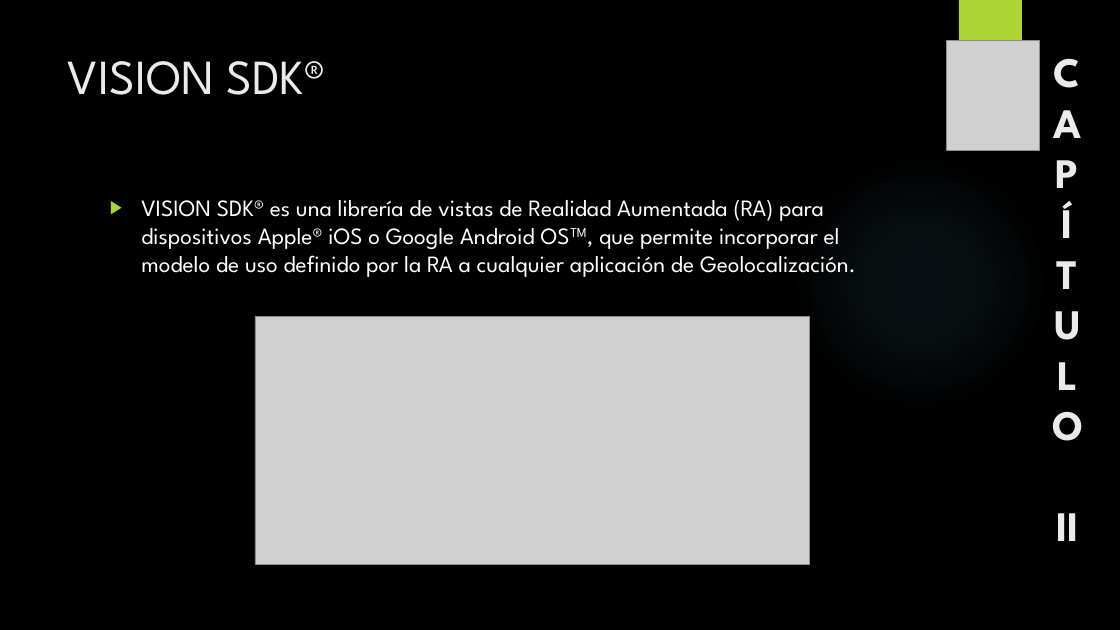
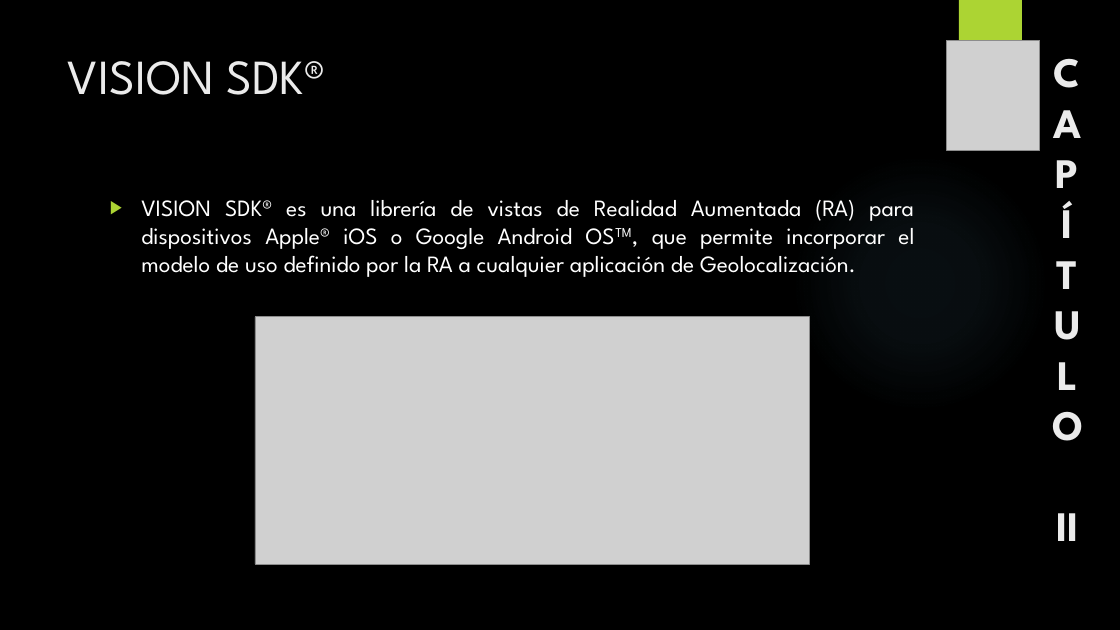
Before and after one commit to Climbhazard/tesis-visora, a slide deck: slide 15 of Tesis.pptx. Drawn at 1120x630 pixels with LibreOffice and Linux fonts; fonts in the diff are those of the drawing; grey boxes stand for pictures; background and template pictures are left out. Boxes give left, top, right and bottom in pixels: in the first picture for what was removed or moved away, otherwise in the second. Text is boxed around its words. In the diff, an @@ line names an element or a change of style, - is before the commit and + after.

```diff
--- a/Tesis.pptx
+++ b/Tesis.pptx
@@ text "VISION SDK® es una librería ..." at box(141, 200, 914, 277): alignment left to justified @@
```
Also in this commit, not shown: 12 other slides changed, 1 other file.
